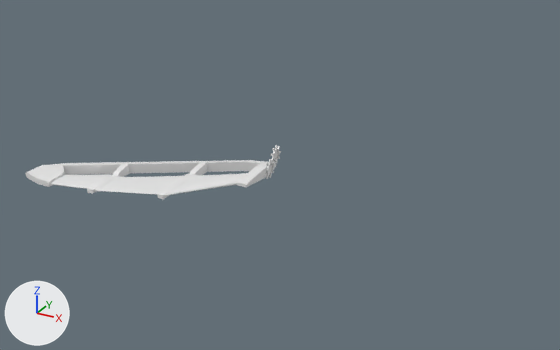
The FBX model Skyrates/Assets/Resources/Meshes/Components/ship_navigation_tier2L.FBX as it was, and as the next commit left it.
Camera for both pictures: a 50 mm camera at (2.43, -4.28, 2.11) aimed at (0.13, -0.1, 0.02). Lighting does not change. The marker at lower left points along +X, +Y and +Z.

Script lines for the objects in view, before the commit:
```python
me_mesh = bpy.data.meshes.new('Mesh')
me_mesh.from_pydata(...)  # 1290 vertices, 1218 faces; spans x -6.9..14.4, y -89.2..15.6, z 0.0..140.2
ob_ship_navigation_tier2l = bpy.data.objects.new('ship_navigation_tier2L', me_mesh)
ob_ship_navigation_tier2l.location = (0.0, 0.0, 0.0)
ob_ship_navigation_tier2l.rotation_euler = (0.0, -1.571, 0.0)  # degrees (0, -90, 0)
ob_ship_navigation_tier2l.scale = (0.01, 0.01, 0.01)
```
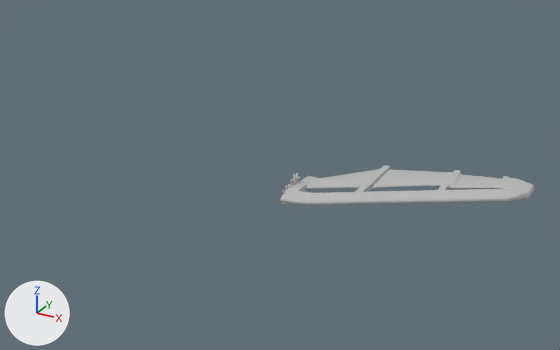
Commit message: Updated Ship tier 2 Components (Artillery and Navigation)

What differs and where, as boxes [x1, y1, x2, y2] in the pictures (560 x 350 px; the box of a moved part takes in the faces that stretch with it):
```json
{"object": "ship_navigation_tier2L", "change": "reshaped, moved, turned", "before": [26, 145, 281, 199], "after": [280, 165, 534, 205]}
{"part": 1, "of": "me_mesh", "change": "moved or reshaped", "before": [264, 159, 275, 179], "after": [283, 184, 291, 205]}
{"part": 2, "of": "me_mesh", "change": "moved or reshaped", "before": [26, 160, 277, 199], "after": [280, 165, 534, 205]}
{"part": 3, "of": "me_mesh", "change": "moved or reshaped", "before": [50, 173, 247, 196], "after": [306, 168, 502, 190]}
{"part": 4, "of": "me_mesh", "change": "moved or reshaped", "before": [270, 145, 281, 165], "after": [290, 173, 300, 186]}
```

Edits to the scene script, one JSON object a line:
```json
{"op": "add", "block": "mat_lambert1", "code": ["mat_lambert1 = principled_material('lambert1')", "mat_lambert1.base_color = (0.5, 0.5, 0.5)  # grey #bcbcbc"]}
{"block": "me_mesh", "where": "me_mesh.from_pydata(...)  # 1290 vertices, 1218 faces; spans x -6.9..14.4, y -89.2..15.6, z 0.0..140.2"}
{"block": "me_mesh", "where": "# used by ob_ship_navigation_tier2l; location = (0.0, 0.0, 0.0); rotation_euler = (0.0, -1.571, 0.0), in degrees (0, -90, 0); scale = (0.01, 0.01, 0.01)"}
{"block": "me_mesh", "change": "me_mesh part 1: the loose piece of 144 vertices spanning x -6.9..6.9, y -6.7..6.9, z 0.0..1.5 is multiplied about the mesh origin by the matrix ((0.0, 0.0, 1.0), (-1.0, 0.0, 0.0), (0.0, 1.0, 0.0)), in mat_lambert1 (grey #bcbcbc)"}
{"block": "me_mesh", "change": "me_mesh part 2: the loose piece of 106 vertices spanning x -4.6..2.6, y -89.2..10.7, z 1.2..140.2 is multiplied about the mesh origin by the matrix ((0.0, 0.0, 1.0), (-1.0, 0.0, 0.0), (0.0, 1.0, 0.0)), in mat_lambert1 (grey #bcbcbc)"}
{"block": "me_mesh", "change": "me_mesh part 3: the loose piece of 896 vertices spanning x -5.1..1.0, y -88.0..-11.6, z 8.7..122.7 is multiplied about the mesh origin by the matrix ((0.0, 0.0, 1.0), (-1.0, 0.0, 0.0), (0.0, 1.0, 0.0)), in mat_lambert1 (grey #bcbcbc)"}
{"block": "me_mesh", "change": "me_mesh part 4: the loose piece of 144 vertices spanning x 0.6..14.4, y 2.0..15.6, z 0.0..1.5 is multiplied about its middle by the matrix ((0.0, 0.0, 1.0), (-1.0, 0.0, 0.0), (0.0, 1.0, 0.0)), then moved by (-6.7, -5.0, -11.5), in mat_lambert1 (grey #bcbcbc)"}
{"op": "add", "block": "me_mesh", "code": "me_mesh.materials.append(mat_lambert1)  # grey #bcbcbc"}
{"op": "set", "path": "ob_ship_navigation_tier2l.location", "old": "(0.0, 0.0, 0.0)", "new": "(0.242, -0.225, -0.043)"}
{"op": "set", "path": "ob_ship_navigation_tier2l.rotation_euler", "old": "(0.0, -1.571, 0.0)", "new": "(1.571, 0.0, 0.0)", "note": "degrees (0, -90, 0) -> degrees (90, 0, 0)"}
```
